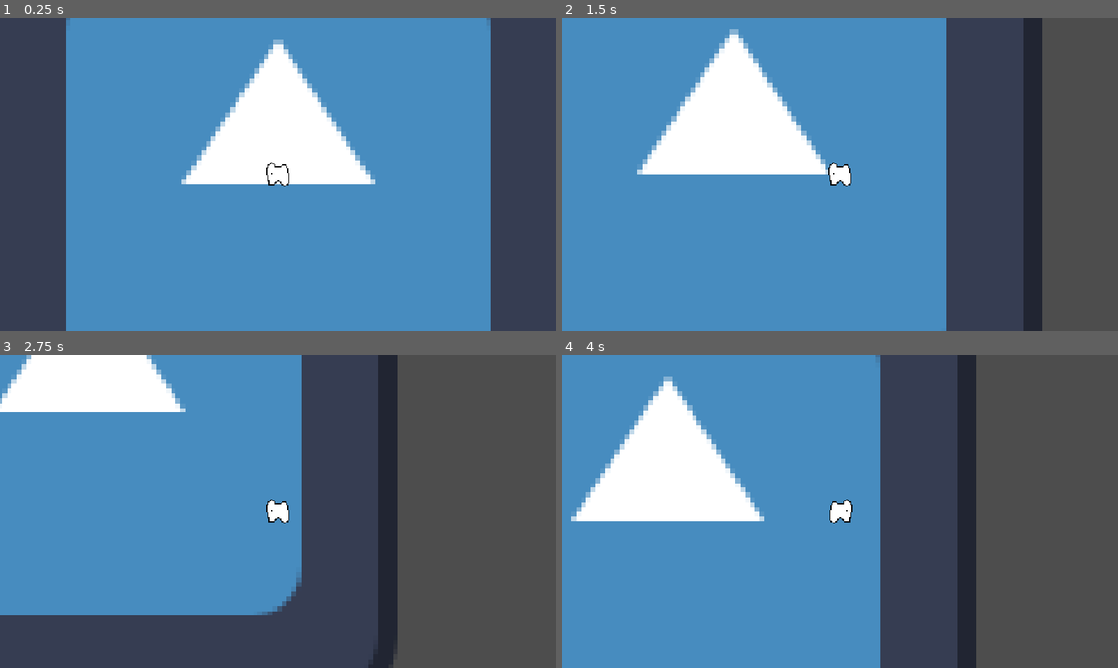
Above: before the commit, frames 1-4 (two rows, left to right).
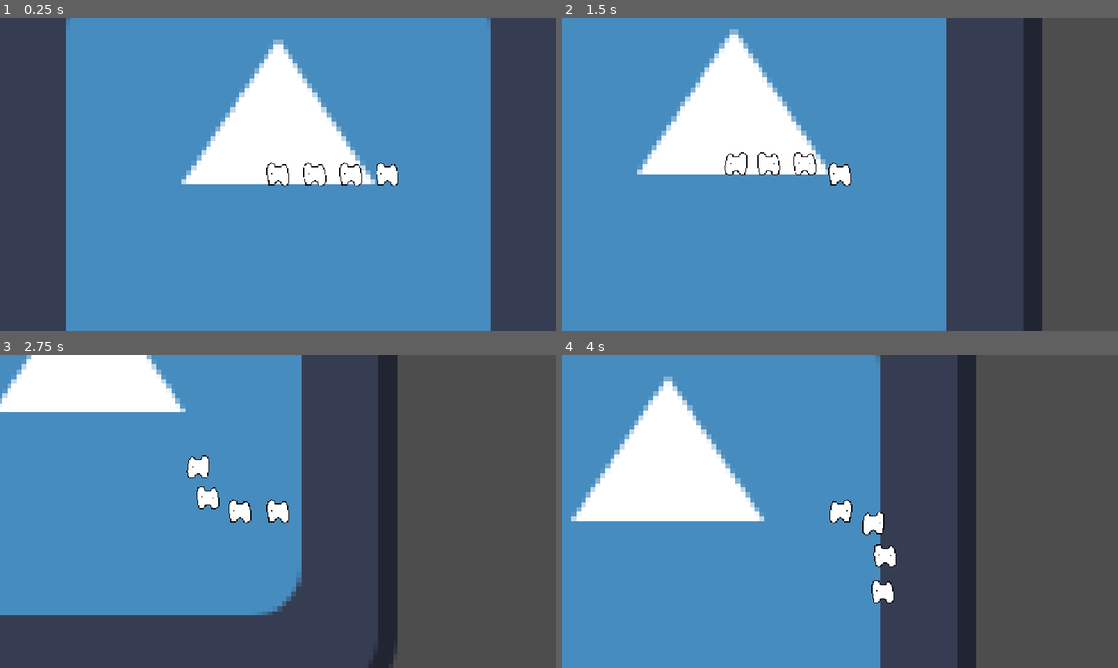
Above: after the commit, the same moments.

Repository: piksalchaos/Pebokin-Parade
Game: Godot game, scene res://scenes/game.tscn
Same seed, same stepped clock (60 frames per second), same inputs: the game is played once before the commit and once after it. The engine's default icon, where the game draws it, is replaced by a stand-in: a white triangle on a blue panel in a dark square.
Inputs:
- Up to frame 1 (0.25 s): no input
- Up to frame 2 (1.5 s): tap Enter at 0.5 s; hold D (right) 0.53-1.28 s; hold S (down) from 1.28 s (still down)
- Up to frame 3 (2.75 s): release S (down) at 2.03 s; hold D (right) from 2.03 s (still down)
- Up to frame 4 (4 s): release D (right) at 2.78 s; hold W (up) 2.78-3.53 s; hold A (left) from 3.53 s (still down)

The runs differ from the first frame. In frame 1, 0.3% of the frame differs, in the area x 54-72%, y 46-54%; in frame 2, 0.1%; in frame 3, 0.7%; in frame 4, 0.7%, in the area x 54-61%, y 50-80%.

Commit message:
turned units into area2ds

Diff:
--- /dev/null
+++ b/scenes/lead_point.gd
@@ -0,0 +1,12 @@
+extends Marker2D
+
+const MAX_SPEED := 300.0
+const ACCELERATION := 1000.0
+
+var velocity := Vector2.ZERO
+
+func _process(delta: float) -> void:
+	var direction := Vector2(Input.get_axis("left", "right"), Input.get_axis("up", "down")).normalized()
+	velocity.x = move_toward(velocity.x, direction.x * MAX_SPEED, ACCELERATION * delta)
+	velocity.y = move_toward(velocity.y, direction.y * MAX_SPEED, ACCELERATION * delta)
+	position += velocity * delta
--- a/scenes/unit.gd
+++ b/scenes/unit.gd
@@ -1,23 +1,15 @@
-class_name Unit extends CharacterBody2D
+class_name Unit extends Area2D
 
 @onready var sprite_2d: Sprite2D = $Sprite2D
-
-const MAX_SPEED := 300.0
-const ACCELERATION := 1000.0
-
-var pellet_parent: Node = self
+var last_global_position := global_position
 
 func _process(delta: float) -> void:
-	var direction = Vector2.ZERO
-	if get_index() == 0:
-		direction = Vector2(Input.get_axis("left", "right"), Input.get_axis("up", "down")).normalized()
+	var velocity = (global_position - last_global_position) / delta
+	print(velocity)
 
-	velocity.x = move_toward(velocity.x, direction.x * MAX_SPEED, ACCELERATION * delta)
-	velocity.y = move_toward(velocity.y, direction.y * MAX_SPEED, ACCELERATION * delta)
+	if velocity.x > 0:
+		sprite_2d.flip_h = false
+	elif velocity.x < 0:
+		sprite_2d.flip_h = true
 
-	move_and_slide()
-
-	if direction.x > 0:
-		sprite_2d.flip_h = false
-	elif direction.x < 0:
-		sprite_2d.flip_h = true
+	last_global_position = global_position
--- a/scenes/unit.tscn
+++ b/scenes/unit.tscn
@@ -6,7 +6,7 @@
 [sub_resource type="CircleShape2D" id="CircleShape2D_svoky"]
 radius = 19.0
 
-[node name="Unit" type="CharacterBody2D"]
+[node name="Unit" type="Area2D"]
 script = ExtResource("1_1jvru")
 
 [node name="Sprite2D" type="Sprite2D" parent="."]
--- a/scenes/unit_parade.gd
+++ b/scenes/unit_parade.gd
@@ -2,13 +2,12 @@
 
 const PATH_POINT_DISTANCE := 75.0
 
-@onready var units: Node2D = $Units
 @onready var path: Path2D = $Path
+@onready var lead: Marker2D = $Lead
 
 func _process(_delta: float) -> void:
-	var lead_unit_position: Vector2 = units.get_child(0).position
-	var last_point_position: Vector2 = path.curve.get_point_position(path.curve.point_count-2)
+	var last_point_position: Vector2 = path.curve.get_point_position(1)
 
-	path.curve.set_point_position(path.curve.point_count-1, lead_unit_position)
-	if lead_unit_position.distance_to(last_point_position) >= PATH_POINT_DISTANCE:
-		path.curve.add_point(lead_unit_position)
+	path.curve.set_point_position(0, lead.position)
+	if lead.position.distance_to(last_point_position) >= PATH_POINT_DISTANCE:
+		path.curve.add_point(lead.position, Vector2.ZERO, Vector2.ZERO, 0)
--- a/scenes/unit_parade.tscn
+++ b/scenes/unit_parade.tscn
@@ -1,23 +1,50 @@
-[gd_scene load_steps=4 format=3 uid="uid://c3dkho2rr6a5v"]
+[gd_scene load_steps=5 format=3 uid="uid://c3dkho2rr6a5v"]
 
 [ext_resource type="PackedScene" uid="uid://cnn7p7ysv3anf" path="res://scenes/unit.tscn" id="1_0olea"]
 [ext_resource type="Script" uid="uid://c1gf2ahh6g233" path="res://scenes/unit_parade.gd" id="1_pjf2s"]
+[ext_resource type="Script" uid="uid://byv3t2at5iwxw" path="res://scenes/lead_point.gd" id="3_utan4"]
 
 [sub_resource type="Curve2D" id="Curve2D_lnu2h"]
 _data = {
-"points": PackedVector2Array(0, 0, 0, 0, 0, 0, 0, 0, 0, 0, 0, 0)
+"points": PackedVector2Array(0, 0, 0, 0, 0, 0, 0, 0, 0, 0, 1000, 0)
 }
 point_count = 2
 
 [node name="UnitParade" type="Node2D"]
 script = ExtResource("1_pjf2s")
 
-[node name="Units" type="Node2D" parent="."]
-
-[node name="Unit" parent="Units" instance=ExtResource("1_0olea")]
-
-[node name="Camera2D" type="Camera2D" parent="Units/Unit"]
-
 [node name="Path" type="Path2D" parent="."]
 position = Vector2(1, 0)
 curve = SubResource("Curve2D_lnu2h")
+
+[node name="PathFollow2D" type="PathFollow2D" parent="Path"]
+position = Vector2(74.9985, 0)
+progress = 75.0
+rotates = false
+loop = false
+
+[node name="Unit" parent="Path/PathFollow2D" instance=ExtResource("1_0olea")]
+
+[node name="PathFollow2D2" type="PathFollow2D" parent="Path"]
+position = Vector2(149.994, 0)
+progress = 150.0
+rotates = false
+loop = false
+
+[node name="Unit" parent="Path/PathFollow2D2" instance=ExtResource("1_0olea")]
+
+[node name="PathFollow2D3" type="PathFollow2D" parent="Path"]
+position = Vector2(225.179, 0)
+progress = 225.0
+rotates = false
+loop = false
+
+[node name="Unit" parent="Path/PathFollow2D3" instance=ExtResource("1_0olea")]
+
+[node name="Lead" type="Marker2D" parent="."]
+gizmo_extents = 35.0
+script = ExtResource("3_utan4")
+
+[node name="Unit" parent="Lead" instance=ExtResource("1_0olea")]
+
+[node name="Camera2D" type="Camera2D" parent="Lead"]
Not shown, added: scenes/lead_point.gd.uid
